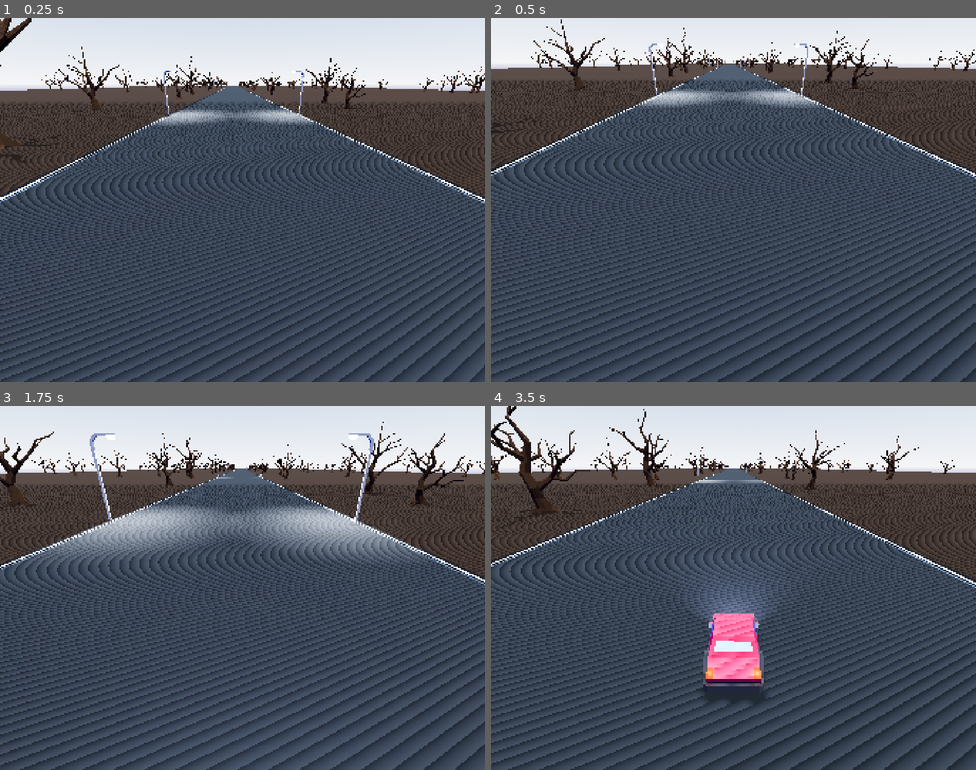
Above: before the commit, frames 1-4 (two rows, left to right).
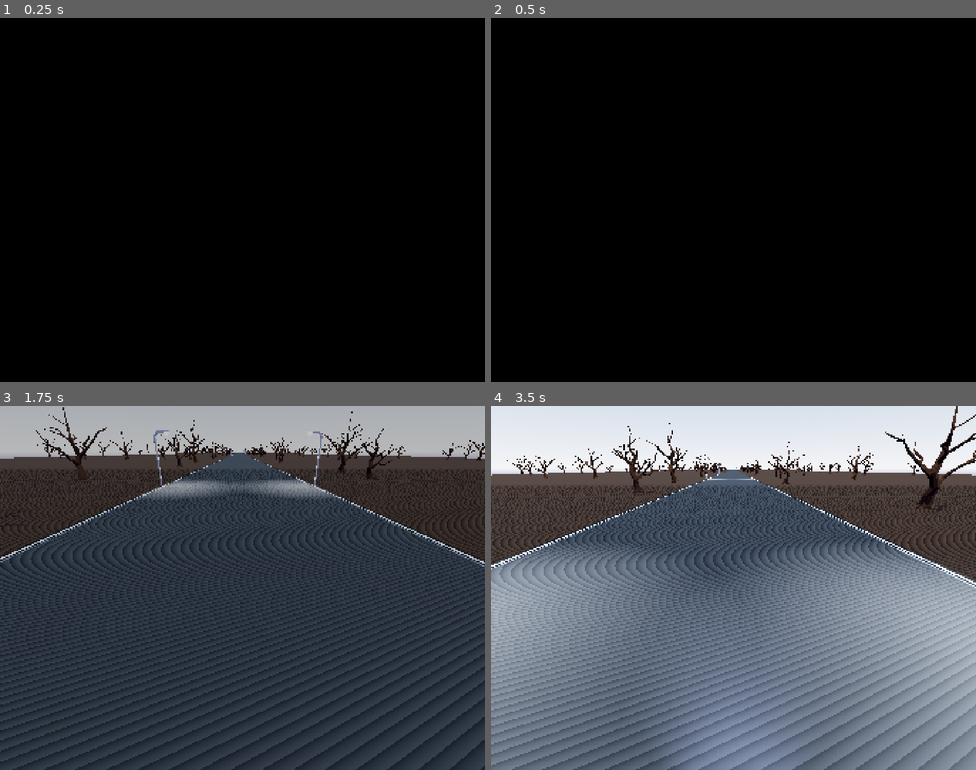
Above: after the commit, the same moments.

Repository: FluffySpectre/ld55
Game: Godot game, scene res://shader_prewarm.tscn
Same seed, same stepped clock (60 frames per second), same inputs: the game is played once before the commit and once after it. Before the commit the project starts from res://main.tscn.
Inputs:
- Up to frame 1 (0.25 s): no input
- Up to frame 2 (0.5 s): no input
- Up to frame 3 (1.75 s): hold D (steer_right) 0.53-1.28 s; hold Space (shoot_gun) 0.53-1.28 s; hold S (brake) from 1.28 s (still down); tap Space (shoot_gun) at 1.35 s
- Up to frame 4 (3.5 s): release S (brake) at 2.03 s; hold D (steer_right) 2.03-2.78 s; hold Space (shoot_gun) 2.03-2.78 s; hold W (accelerate) from 2.78 s (still down); tap Space (shoot_gun) at 2.85 s

The runs differ from the first frame. In frame 1, 99% of the frame differs, in the area x 0-100%, y 0-100%; in frame 2, 99%; in frame 3, 61%; in frame 4, 66%.

Commit message:
Fixed heavy lags if Obscurus gets instantiated + Update to Godot 4.5

Diff:
--- a/game/main.tscn
+++ b/game/main.tscn
@@ -8,6 +8,7 @@
 [ext_resource type="PackedScene" uid="uid://bke87oao2tdg8" path="res://scenes/track_generator.tscn" id="6_76i6k"]
 [ext_resource type="Theme" uid="uid://blwncnbab5bdl" path="res://ui_theme.tres" id="7_yh54y"]
 [ext_resource type="Script" uid="uid://bwmvh7ya1lhws" path="res://scripts/game_ui.gd" id="8_1q0p2"]
+[ext_resource type="Script" uid="uid://bur685vb16n3r" path="res://scripts/splash.gd" id="9_kek77"]
 
 [sub_resource type="ProceduralSkyMaterial" id="ProceduralSkyMaterial_jf1u2"]
 ground_bottom_color = Color(0.141176, 0.145098, 0.345098, 1)
@@ -561,4 +562,13 @@
 theme_override_colors/font_color = Color(1, 1, 1, 0.627451)
 text = "0"
 
+[node name="Splash" type="ColorRect" parent="."]
+anchors_preset = 15
+anchor_right = 1.0
+anchor_bottom = 1.0
+grow_horizontal = 2
+grow_vertical = 2
+color = Color(0, 0, 0, 1)
+script = ExtResource("9_kek77")
+
 [editable path="PlayerCarV5"]
--- a/game/project.godot
+++ b/game/project.godot
@@ -12,8 +12,8 @@
 
 config/name="Ritual Road"
 config/version="1.0.0.0"
-run/main_scene="res://main.tscn"
-config/features=PackedStringArray("4.4", "GL Compatibility")
+run/main_scene="uid://sen6qmn35sma"
+config/features=PackedStringArray("4.5", "GL Compatibility")
 boot_splash/fullsize=false
 boot_splash/use_filter=false
 boot_splash/image="res://icon.png"
@@ -86,5 +86,6 @@
 
 textures/canvas_textures/default_texture_filter=0
 renderer/rendering_method.mobile="gl_compatibility"
+textures/vram_compression/import_etc2_astc=true
 environment/volumetric_fog/volume_size=128
 environment/volumetric_fog/volume_depth=128
--- /dev/null
+++ b/game/scripts/splash.gd
@@ -0,0 +1,7 @@
+extends ColorRect
+
+func _process(delta: float) -> void:
+  color.a -= delta
+  if color.a <= 0.0:
+    process_mode = Node.PROCESS_MODE_DISABLED
+    visible = false
--- /dev/null
+++ b/game/shader_prewarm.gd
@@ -0,0 +1,9 @@
+extends Node3D
+
+var prewarm_frames_counter: int = 60
+
+func _process(_delta: float) -> void:
+  prewarm_frames_counter -= 1
+  if prewarm_frames_counter <= 0:
+    get_tree().change_scene_to_file("res://main.tscn")
+    process_mode = Node.PROCESS_MODE_DISABLED
--- /dev/null
+++ b/game/shader_prewarm.tscn
@@ -0,0 +1,43 @@
+[gd_scene load_steps=5 format=3 uid="uid://sen6qmn35sma"]
+
+[ext_resource type="PackedScene" uid="uid://kal68on760kc" path="res://scenes/obscurus.tscn" id="1_4jya1"]
+[ext_resource type="Script" uid="uid://cnavj7uibi8q0" path="res://shader_prewarm.gd" id="1_82i4s"]
+[ext_resource type="PackedScene" uid="uid://dnrt1etjrsg1e" path="res://scenes/rune_1.tscn" id="2_ut2nr"]
+[ext_resource type="PackedScene" uid="uid://dfyv2qv2siijh" path="res://scenes/sign.tscn" id="3_qua5m"]
+
+[node name="ShaderPrewarm" type="Node3D"]
+script = ExtResource("1_82i4s")
+
+[node name="Obscurus" parent="." instance=ExtResource("1_4jya1")]
+script = null
+
+[node name="AudioStreamPlayer3D" parent="Obscurus" index="3"]
+autoplay = false
+
+[node name="Rune1" parent="." instance=ExtResource("2_ut2nr")]
+transform = Transform3D(1, 0, 0, 0, 1, 0, 0, 0, 1, -1.9976349, 0, 0)
+
+[node name="Sign" parent="." instance=ExtResource("3_qua5m")]
+transform = Transform3D(2.4998572, -8.6271184e-16, 0.026396155, 8.7196716e-16, 2.5000002, -8.7196716e-16, -0.026396155, 8.8112613e-16, 2.4998572, 0, 0, -1.5926533)
+
+[node name="Camera3D" type="Camera3D" parent="."]
+transform = Transform3D(1, 0, 0, 0, 1, 0, 0, 0, 1, 0, 2.2970996, 4.3008027)
+
+[node name="Splash" type="Control" parent="."]
+layout_mode = 3
+anchors_preset = 15
+anchor_right = 1.0
+anchor_bottom = 1.0
+grow_horizontal = 2
+grow_vertical = 2
+
+[node name="ColorRect" type="ColorRect" parent="Splash"]
+layout_mode = 1
+anchors_preset = 15
+anchor_right = 1.0
+anchor_bottom = 1.0
+grow_horizontal = 2
+grow_vertical = 2
+color = Color(0, 0, 0, 1)
+
+[editable path="Obscurus"]
Not shown, changed: game/export_presets.cfg
Not shown: 1 places in game/main.tscn that only renumber resources
Not shown, added: game/scripts/splash.gd.uid
Not shown, added: game/shader_prewarm.gd.uid
Not shown, changed: game/textures/flame.png.import
Not shown, changed: game/textures/flames.png.import
Not shown, changed: game/textures/fog.png.import
Not shown, changed: game/textures/fog_2.png.import
Not shown, changed: game/textures/pentagram.png.import
Not shown, changed: game/textures/rune_1.png.import
Not shown, changed: game/textures/sign.png.import
Not shown, changed: game/textures/street.png.import
(and 1 more such lines)
